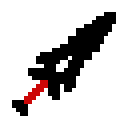
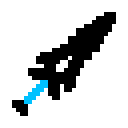
The second 128 x 128 image is a revision of the first. Changes to its layers:
"Copie de Calque": blend darken → overlay, painted on it over [24, 80, 48, 104]
painted on "Calque #1" over [24, 80, 48, 104]
